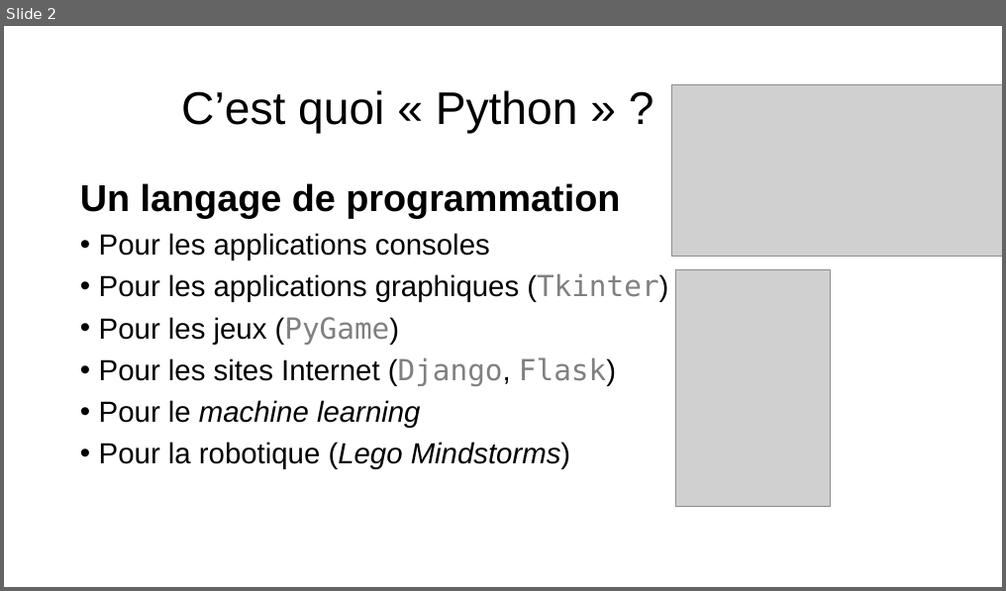
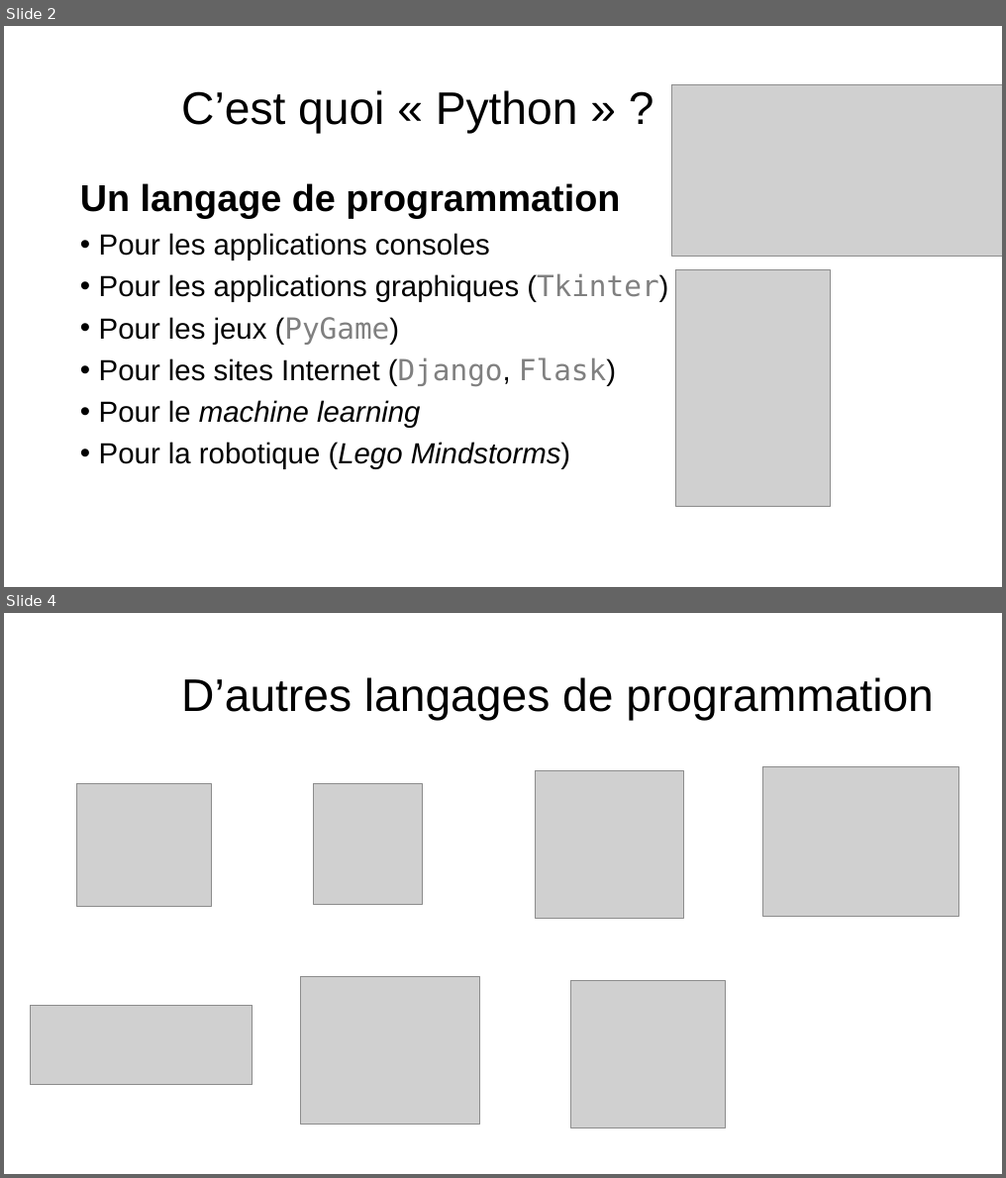
Before and after one commit to Natouche68/present-python-jeu-maths, a slide deck: present_python.pptx. Shown one above the other, each under a label of ours: slide 2 before the commit, slides 2 and 4 after it; the slides between them are not shown. The pictures are 1006x591 and 1006x1178 pixels, drawn with LibreOffice and Linux fonts; fonts in the diff are those of the drawing; grey boxes stand for pictures; background and template pictures are left out. Boxes give left, top, right and bottom in pixels: in the first picture for what was removed or moved away, otherwise in the second. Text is boxed around its words. In the diff, an @@ line names an element or a change of style, - is before the commit and + after.

```diff
--- a/present_python.pptx
+++ b/present_python.pptx
@@ slide 4 added at [4, 613, 1002, 1174], background picture (left out) @@
@@ title added at [181, 677, 934, 721], 44 pt, text #000000 @@
+D’autres langages de programmation
@@ picture added at [77, 784, 211, 907] @@
@@ picture added at [314, 784, 423, 905] @@
@@ picture added at [535, 771, 684, 919] @@
@@ picture added at [763, 766, 958, 916] @@
@@ picture added at [300, 977, 480, 1124] @@
@@ picture added at [571, 981, 726, 1129] @@
@@ picture added at [30, 1005, 252, 1084] @@
```
Also in this commit, not shown: 1 slide changed, 1 other slide added.
